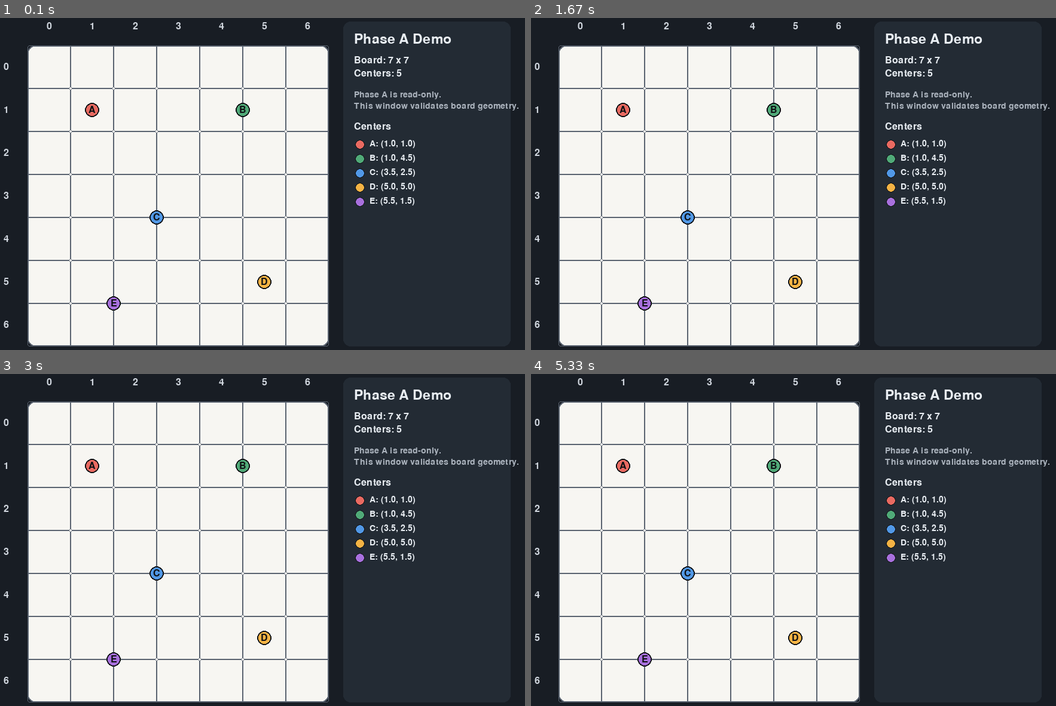
Above: before the commit, frames 1-4 (two rows, left to right).
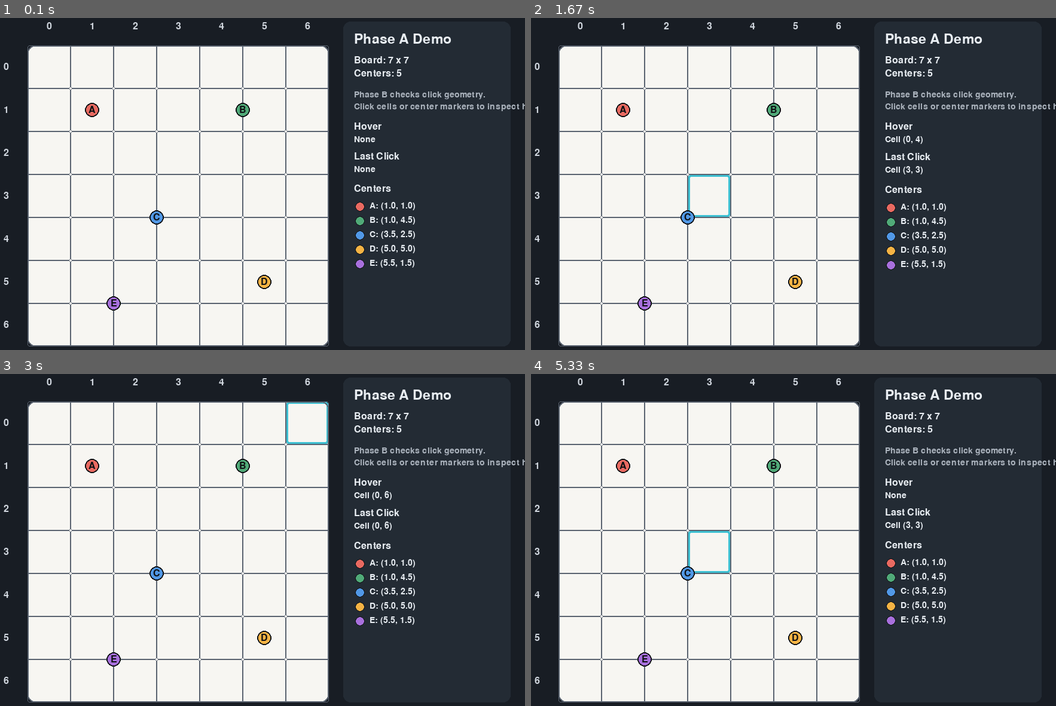
Above: after the commit, the same moments.

Repository: Santiago23florido/galaxy-graph-lab
Game: pygame game, started from galaxy_graph_lab/main.py
Same seed, same stepped clock (60 frames per second), same inputs: the game is played once before the commit and once after it.
Inputs (mouse positions are in pixels of both pictures, inside the frame that each line leads up to):
- Up to frame 1 (0.1 s): no input
- Up to frame 2 (1.67 s): press the mouse at (793, 207) at 0.37 s; move the mouse to (725, 197) at 0.47 s; release the mouse at (657, 187) at 0.6 s; click (882, 223) at 0.72 s; press the mouse at (882, 223) at 1.03 s; move the mouse to (751, 223) at 1.13 s; release the mouse at (620, 223) at 1.27 s; press the mouse at (709, 197) at 1.37 s; move the mouse to (725, 130) at 1.47 s; release the mouse at (746, 67) at 1.6 s
- Up to frame 3 (3 s): press the mouse at (178, 553) at 1.7 s; move the mouse to (267, 493) at 1.8 s; release the mouse at (362, 437) at 1.93 s; press the mouse at (178, 553) at 2.03 s; move the mouse to (194, 613) at 2.13 s; release the mouse at (215, 672) at 2.27 s; press the mouse at (178, 553) at 2.37 s; move the mouse to (283, 530) at 2.47 s; release the mouse at (388, 510) at 2.6 s; click (315, 410) at 2.72 s
- Up to frame 4 (5.33 s): press the mouse at (709, 553) at 3.03 s; move the mouse to (667, 546) at 3.13 s; release the mouse at (630, 543) at 3.27 s; press the mouse at (709, 553) at 3.37 s; move the mouse to (846, 496) at 3.47 s; release the mouse at (982, 440) at 3.6 s; press the mouse at (709, 553) at 3.7 s; move the mouse to (672, 526) at 3.8 s; release the mouse at (636, 503) at 3.93 s; press the mouse at (709, 553) at 4.03 s; move the mouse to (777, 543) at 4.13 s; release the mouse at (840, 536) at 4.27 s; press the mouse at (709, 553) at 4.37 s; move the mouse to (662, 543) at 4.47 s; release the mouse at (620, 533) at 4.6 s; press the mouse at (709, 553) at 4.7 s; move the mouse to (699, 533) at 4.8 s; release the mouse at (688, 516) at 4.93 s; press the mouse at (709, 553) at 5.03 s; move the mouse to (840, 493) at 5.13 s; release the mouse at (972, 437) at 5.27 s

The runs differ from the first frame. In frame 1, 1.9% of the frame differs, in the area x 67-100%, y 22-76%; in frame 2, 2.1%, in the area x 29-100%, y 22-76%; in frame 3, 2.1%; in frame 4, 2.0%.

Commit message:
clickable game geometry implemented

Diff:
--- a/galaxy_graph_lab/main.py
+++ b/galaxy_graph_lab/main.py
@@ -5,18 +5,34 @@
 import sys
 from pathlib import Path
 
+import pygame
+
 
 if __package__ in {None, ""}:
     sys.path.insert(0, str(Path(__file__).resolve().parent.parent))
-    from galaxy_graph_lab.ui.app import run_phase_a_app
+    from galaxy_graph_lab.ui.app import run_phase_b_app
 else:
-    from .ui.app import run_phase_a_app
+    from .ui.app import run_phase_b_app
+
+
+def build_status_report() -> str:
+    """Return a short environment and UI status report."""
+
+    return "\n".join(
+        [
+            "Galaxy Graph Lab setup check",
+            f"Python: {sys.version.split()[0]}",
+            f"Pygame: {pygame.version.ver}",
+            "Status: environment is ready.",
+            "UI Phase: B (clickable board geometry)",
+        ]
+    )
 
 
 def main() -> None:
-    """Launch the Phase A Pygame window with one fixed puzzle."""
+    """Launch the Phase B Pygame window with one fixed puzzle."""
 
-    run_phase_a_app()
+    run_phase_b_app()
 
 
 if __name__ == "__main__":
--- a/galaxy_graph_lab/tests/test_phase1_geometry.py
+++ b/galaxy_graph_lab/tests/test_phase1_geometry.py
@@ -4,7 +4,7 @@
 
 import unittest
 
-from core import (
+from galaxy_graph_lab.core import (
     BoardSpec,
     Cell,
     CenterSpec,
--- a/galaxy_graph_lab/tests/test_phase2_graph.py
+++ b/galaxy_graph_lab/tests/test_phase2_graph.py
@@ -2,7 +2,7 @@
 
 import unittest
 
-from core import BoardSpec, Cell, CenterSpec, GridGraph, PuzzleData
+from galaxy_graph_lab.core import BoardSpec, Cell, CenterSpec, GridGraph, PuzzleData
 
 
 class Phase2GraphTests(unittest.TestCase):
--- a/galaxy_graph_lab/tests/test_phase3_validators.py
+++ b/galaxy_graph_lab/tests/test_phase3_validators.py
@@ -2,7 +2,7 @@
 
 import unittest
 
-from core import (
+from galaxy_graph_lab.core import (
     AssignmentValidationResult,
     BoardSpec,
     Cell,
--- a/galaxy_graph_lab/tests/test_phase4_base_model.py
+++ b/galaxy_graph_lab/tests/test_phase4_base_model.py
@@ -2,7 +2,7 @@
 
 import unittest
 
-from core import (
+from galaxy_graph_lab.core import (
     BaseMilpModel,
     BoardSpec,
     Cell,
--- a/galaxy_graph_lab/tests/test_phase5_flow_model.py
+++ b/galaxy_graph_lab/tests/test_phase5_flow_model.py
@@ -2,7 +2,7 @@
 
 import unittest
 
-from core import (
+from galaxy_graph_lab.core import (
     BoardSpec,
     Cell,
     CenterSpec,
--- a/galaxy_graph_lab/tests/test_phaseA_pygame_ui.py
+++ b/galaxy_graph_lab/tests/test_phaseA_pygame_ui.py
@@ -4,9 +4,17 @@
 import unittest
 from unittest.mock import patch
 
-from ui.app import run_phase_a_app
-from ui.puzzle_loader import load_phase_a_puzzle
-from ui.renderer import build_board_layout
+from galaxy_graph_lab.core import Cell
+from galaxy_graph_lab.ui.app import run_phase_b_app
+from galaxy_graph_lab.ui.puzzle_loader import load_phase_a_puzzle
+from galaxy_graph_lab.ui.renderer import (
+    build_board_layout,
+    center_at_pixel,
+    center_position,
+    cell_at_pixel,
+    cell_rect,
+    hit_test_board_geometry,
+)
 
 
 class PhaseAPygameUiTests(unittest.TestCase):
@@ -27,13 +35,51 @@
         self.assertGreater(layout.window_width, layout.board_width)
         self.assertGreater(layout.window_height, layout.board_height)
 
+    def test_cell_hit_testing_maps_pixel_back_to_cell(self) -> None:
+        puzzle = load_phase_a_puzzle()
+        layout = build_board_layout(puzzle.puzzle_data)
+        target_cell = Cell(2, 3)
+        rect = cell_rect(layout, target_cell)
+        pixel = rect.center
+
+        self.assertEqual(cell_at_pixel(puzzle.puzzle_data, layout, pixel), target_cell)
+
+    def test_center_hit_testing_maps_pixel_back_to_center(self) -> None:
+        puzzle = load_phase_a_puzzle()
+        layout = build_board_layout(puzzle.puzzle_data)
+        target_center = puzzle.puzzle_data.centers[2]
+        pixel = center_position(layout, target_center)
+
+        hit_center = center_at_pixel(puzzle.puzzle_data, layout, pixel)
+
+        self.assertIsNotNone(hit_center)
+        self.assertEqual(hit_center.id, target_center.id)
+
+    def test_center_hit_testing_has_priority_over_cell_hit(self) -> None:
+        puzzle = load_phase_a_puzzle()
+        layout = build_board_layout(puzzle.puzzle_data)
+        target_center = puzzle.puzzle_data.centers[0]
+        pixel = center_position(layout, target_center)
+
+        hit = hit_test_board_geometry(puzzle.puzzle_data, layout, pixel)
+
+        self.assertIsNotNone(hit)
+        self.assertEqual(hit.kind, "center")
+        self.assertEqual(hit.center_id, target_center.id)
+
+    def test_hit_testing_returns_none_outside_board_and_centers(self) -> None:
+        puzzle = load_phase_a_puzzle()
+        layout = build_board_layout(puzzle.puzzle_data)
+
+        self.assertIsNone(hit_test_board_geometry(puzzle.puzzle_data, layout, (5, 5)))
+
     def test_phase_a_app_runs_headless_for_one_frame(self) -> None:
         with patch.dict(
             os.environ,
             {"SDL_VIDEODRIVER": "dummy", "SDL_AUDIODRIVER": "dummy"},
             clear=False,
         ):
-            run_phase_a_app(max_frames=1)
+            run_phase_b_app(max_frames=1)
 
 
 if __name__ == "__main__":
--- a/galaxy_graph_lab/ui/__init__.py
+++ b/galaxy_graph_lab/ui/__init__.py
@@ -1,6 +1,16 @@
 """Pygame interface layer for the Galaxy MVP."""
 
-from .app import run_phase_a_app
+from .app import run_phase_a_app, run_phase_b_app
 from .puzzle_loader import FixedPuzzle, load_phase_a_puzzle
+from .renderer import GeometryHit, cell_at_pixel, center_at_pixel, hit_test_board_geometry
 
-__all__ = ["FixedPuzzle", "load_phase_a_puzzle", "run_phase_a_app"]
+__all__ = [
+    "FixedPuzzle",
+    "GeometryHit",
+    "cell_at_pixel",
+    "center_at_pixel",
+    "hit_test_board_geometry",
+    "load_phase_a_puzzle",
+    "run_phase_a_app",
+    "run_phase_b_app",
+]
--- a/galaxy_graph_lab/ui/app.py
+++ b/galaxy_graph_lab/ui/app.py
@@ -3,11 +3,11 @@
 import pygame
 
 from .puzzle_loader import load_phase_a_puzzle
-from .renderer import build_board_layout, draw_phase_a_scene
+from .renderer import build_board_layout, draw_phase_a_scene, hit_test_board_geometry
 
 
-def run_phase_a_app(max_frames: int | None = None) -> None:
-    """Open the first Pygame MVP window and render one fixed puzzle."""
+def run_phase_b_app(max_frames: int | None = None) -> None:
+    """Open the Phase B Pygame window with clickable board geometry."""
 
     pygame.init()
 
@@ -15,7 +15,7 @@
         puzzle = load_phase_a_puzzle()
         layout = build_board_layout(puzzle.puzzle_data)
         surface = pygame.display.set_mode((layout.window_width, layout.window_height))
-        pygame.display.set_caption("Galaxy Graph Lab - Phase A")
+        pygame.display.set_caption("Galaxy Graph Lab - Phase B")
 
         clock = pygame.time.Clock()
         title_font = pygame.font.Font(None, 34)
@@ -24,6 +24,8 @@
 
         running = True
         frame_count = 0
+        hovered_hit = None
+        selected_hit = None
 
         while running:
             for event in pygame.event.get():
@@ -31,11 +33,25 @@
                     running = False
                 elif event.type == pygame.KEYDOWN and event.key == pygame.K_ESCAPE:
                     running = False
+                elif event.type == pygame.MOUSEMOTION:
+                    hovered_hit = hit_test_board_geometry(
+                        puzzle.puzzle_data,
+                        layout,
+                        event.pos,
+                    )
+                elif event.type == pygame.MOUSEBUTTONDOWN and event.button == 1:
+                    selected_hit = hit_test_board_geometry(
+                        puzzle.puzzle_data,
+                        layout,
+                        event.pos,
+                    )
 
             draw_phase_a_scene(
                 surface,
                 puzzle,
                 layout,
+                hovered_hit=hovered_hit,
+                selected_hit=selected_hit,
                 title_font=title_font,
                 body_font=body_font,
                 small_font=small_font,
@@ -48,3 +64,9 @@
                 running = False
     finally:
         pygame.quit()
+
+
+def run_phase_a_app(max_frames: int | None = None) -> None:
+    """Compatibility wrapper for the previous Phase A entrypoint name."""
+
+    run_phase_b_app(max_frames=max_frames)
--- a/galaxy_graph_lab/ui/renderer.py
+++ b/galaxy_graph_lab/ui/renderer.py
@@ -1,17 +1,15 @@
 from __future__ import annotations
 
 from dataclasses import dataclass
-from typing import TYPE_CHECKING
 
 import pygame
 
-if TYPE_CHECKING:
-    try:
-        from ..core import Cell, CenterSpec, PuzzleData
-    except ImportError:
-        from core import Cell, CenterSpec, PuzzleData
-
-    from .puzzle_loader import FixedPuzzle
+try:
+    from ..core import Cell, CenterSpec, PuzzleData
+except ImportError:
+    from core import Cell, CenterSpec, PuzzleData
+
+from .puzzle_loader import FixedPuzzle
 
 
 _BACKGROUND_COLOR = (24, 29, 36)
@@ -22,6 +20,10 @@
 _TEXT_COLOR = (233, 238, 243)
 _SUBTEXT_COLOR = (172, 180, 190)
 _CENTER_OUTLINE_COLOR = (15, 17, 20)
+_HOVER_CELL_COLOR = (255, 255, 255)
+_SELECTED_CELL_COLOR = (61, 193, 211)
+_HOVER_CENTER_RING_COLOR = (255, 255, 255)
+_SELECTED_CENTER_RING_COLOR = (61, 193, 211)
 _CENTER_COLORS = (
     (233, 106, 97),
     (80, 170, 120),
@@ -61,6 +63,15 @@
         left = self.board_left + self.board_width + self.padding
         width = self.window_width - left - self.padding
         return pygame.Rect(left, self.padding, width, self.window_height - (2 * self.padding))
+
+
+@dataclass(frozen=True, slots=True)
+class GeometryHit:
+    """One hit-test result for the read-only board geometry."""
+
+    kind: str
+    cell: Cell | None = None
+    center_id: str | None = None
 
 
 def build_board_layout(
@@ -94,7 +105,7 @@
     )
 
 
-def _cell_rect(layout: BoardLayout, cell: Cell) -> pygame.Rect:
+def cell_rect(layout: BoardLayout, cell: Cell) -> pygame.Rect:
     return pygame.Rect(
         layout.board_left + (cell.col * layout.cell_size),
         layout.board_top + (cell.row * layout.cell_size),
@@ -103,7 +114,7 @@
     )
 
 
-def _center_position(layout: BoardLayout, center: CenterSpec) -> tuple[int, int]:
+def center_position(layout: BoardLayout, center: CenterSpec) -> tuple[int, int]:
     col_coord = float(center.col_coord)
     row_coord = float(center.row_coord)
     x = layout.board_left + int((col_coord + 0.5) * layout.cell_size)
@@ -111,35 +122,122 @@
     return x, y
 
 
+def center_radius(layout: BoardLayout) -> int:
+    return max(12, layout.cell_size // 7)
+
+
 def _center_color(index: int) -> tuple[int, int, int]:
     return _CENTER_COLORS[index % len(_CENTER_COLORS)]
 
 
+def cell_at_pixel(
+    puzzle_data: PuzzleData,
+    layout: BoardLayout,
+    pixel_position: tuple[int, int],
+) -> Cell | None:
+    """Return the board cell under one pixel position."""
+
+    x, y = pixel_position
+    if not layout.board_rect.collidepoint(x, y):
+        return None
+
+    col = (x - layout.board_left) // layout.cell_size
+    row = (y - layout.board_top) // layout.cell_size
+    if not puzzle_data.board.contains_indices(row, col):
+        return None
+
+    return Cell(row=row, col=col)
+
+
+def center_at_pixel(
+    puzzle_data: PuzzleData,
+    layout: BoardLayout,
+    pixel_position: tuple[int, int],
+) -> CenterSpec | None:
+    """Return the center marker hit by one pixel position."""
+
+    x, y = pixel_position
+    radius = center_radius(layout)
+
+    for center in puzzle_data.centers:
+        center_x, center_y = center_position(layout, center)
+        dx = x - center_x
+        dy = y - center_y
+        if (dx * dx) + (dy * dy) <= radius * radius:
+            return center
+
+    return None
+
+
+def hit_test_board_geometry(
+    puzzle_data: PuzzleData,
+    layout: BoardLayout,
+    pixel_position: tuple[int, int],
+) -> GeometryHit | None:
+    """Return the clicked geometry target, prioritizing centers over cells."""
+
+    center = center_at_pixel(puzzle_data, layout, pixel_position)
+    if center is not None:
+        return GeometryHit(kind="center", center_id=center.id)
+
+    cell = cell_at_pixel(puzzle_data, layout, pixel_position)
+    if cell is not None:
+        return GeometryHit(kind="cell", cell=cell)
+
+    return None
+
+
 def draw_phase_a_scene(
     surface: pygame.Surface,
     puzzle: FixedPuzzle,
     layout: BoardLayout,
+    hovered_hit: GeometryHit | None,
+    selected_hit: GeometryHit | None,
     title_font: pygame.font.Font,
     body_font: pygame.font.Font,
     small_font: pygame.font.Font,
 ) -> None:
-    """Draw the fixed puzzle board and its center markers."""
+    """Draw the fixed puzzle board and its clickable geometry."""
 
     surface.fill(_BACKGROUND_COLOR)
     pygame.draw.rect(surface, _BOARD_COLOR, layout.board_rect, border_radius=12)
     pygame.draw.rect(surface, _PANEL_COLOR, layout.sidebar_rect, border_radius=12)
 
+    _draw_cell_highlight(surface, layout, hovered_hit, _HOVER_CELL_COLOR, 2)
+    _draw_cell_highlight(surface, layout, selected_hit, _SELECTED_CELL_COLOR, 4)
     _draw_grid(surface, puzzle.puzzle_data, layout)
     _draw_axis_labels(surface, puzzle.puzzle_data, layout, body_font)
-    _draw_centers(surface, puzzle.puzzle_data, layout, body_font)
-    _draw_sidebar(surface, puzzle, layout, title_font, body_font, small_font)
+    _draw_centers(surface, puzzle.puzzle_data, layout, hovered_hit, selected_hit, body_font)
+    _draw_sidebar(
+        surface,
+        puzzle,
+        layout,
+        hovered_hit,
+        selected_hit,
+        title_font,
+        body_font,
+        small_font,
+    )
 
 
 def _draw_grid(surface: pygame.Surface, puzzle_data: PuzzleData, layout: BoardLayout) -> None:
     for cell in puzzle_data.cells:
-        pygame.draw.rect(surface, _GRID_COLOR, _cell_rect(layout, cell), width=1, border_radius=3)
+        pygame.draw.rect(surface, _GRID_COLOR, cell_rect(layout, cell), width=1, border_radius=3)
 
     pygame.draw.rect(surface, _GRID_COLOR, layout.board_rect, width=2, border_radius=12)
+
+
+def _draw_cell_highlight(
+    surface: pygame.Surface,
+    layout: BoardLayout,
+    hit: GeometryHit | None,
+    color: tuple[int, int, int],
+    width: int,
+) -> None:
+    if hit is None or hit.kind != "cell" or hit.cell is None:
+        return
+
+    pygame.draw.rect(surface, color, cell_rect(layout, hit.cell), width=width, border_radius=6)
 
 
 def _draw_axis_labels(
@@ -167,14 +265,20 @@
     surface: pygame.Surface,
     puzzle_data: PuzzleData,
     layout: BoardLayout,
+    hovered_hit: GeometryHit | None,
+    selected_hit: GeometryHit | None,
     font: pygame.font.Font,
 ) -> None:
     for index, center in enumerate(puzzle_data.centers):
-        x, y = _center_position(layout, center)
-        radius = max(12, layout.cell_size // 7)
+        x, y = center_position(layout, center)
+        radius = center_radius(layout)
         color = _center_color(index)
         pygame.draw.circle(surface, color, (x, y), radius)
         pygame.draw.circle(surface, _CENTER_OUTLINE_COLOR, (x, y), radius, width=2)
+        if hovered_hit is not None and hovered_hit.kind == "center" and hovered_hit.center_id == center.id:
+            pygame.draw.circle(surface, _HOVER_CENTER_RING_COLOR, (x, y), radius + 4, width=2)
+        if selected_hit is not None and selected_hit.kind == "center" and selected_hit.center_id == center.id:
+            pygame.draw.circle(surface, _SELECTED_CENTER_RING_COLOR, (x, y), radius + 8, width=3)
 
         label = font.render(center.id, True, _CENTER_OUTLINE_COLOR)
         label_x = x - (label.get_width() // 2)
@@ -186,6 +290,8 @@
     surface: pygame.Surface,
     puzzle: FixedPuzzle,
     layout: BoardLayout,
+    hovered_hit: GeometryHit | None,
+    selected_hit: GeometryHit | None,
     title_font: pygame.font.Font,
     body_font: pygame.font.Font,
     small_font: pygame.font.Font,
@@ -212,12 +318,26 @@
     surface.blit(centers_line, (left, top))
     top += centers_line.get_height() + 20
 
-    phase_line = small_font.render("Phase A is read-only.", True, _SUBTEXT_COLOR)
-    note_line = small_font.render("This window validates board geometry.", True, _SUBTEXT_COLOR)
+    phase_line = small_font.render("Phase B checks click geometry.", True, _SUBTEXT_COLOR)
+    note_line = small_font.render("Click cells or center markers to inspect hits.", True, _SUBTEXT_COLOR)
     surface.blit(phase_line, (left, top))
     top += phase_line.get_height() + 4
     surface.blit(note_line, (left, top))
     top += note_line.get_height() + 18
+
+    hovered_title = body_font.render("Hover", True, _TEXT_COLOR)
+    surface.blit(hovered_title, (left, top))
+    top += hovered_title.get_height() + 6
+    hovered_label = small_font.render(_hit_label(hovered_hit), True, _TEXT_COLOR)
+    surface.blit(hovered_label, (left, top))
+    top += hovered_label.get_height() + 14
+
+    selected_title = body_font.render("Last Click", True, _TEXT_COLOR)
+    surface.blit(selected_title, (left, top))
+    top += selected_title.get_height() + 6
+    selected_label = small_font.render(_hit_label(selected_hit), True, _TEXT_COLOR)
+    surface.blit(selected_label, (left, top))
+    top += selected_label.get_height() + 18
 
     centers_title = body_font.render("Centers", True, _TEXT_COLOR)
     surface.blit(centers_title, (left, top))
@@ -235,3 +355,13 @@
         )
         surface.blit(label, (left + 26, top + 1))
         top += 24
+
+
+def _hit_label(hit: GeometryHit | None) -> str:
+    if hit is None:
+        return "None"
+    if hit.kind == "cell" and hit.cell is not None:
+        return f"Cell ({hit.cell.row}, {hit.cell.col})"
+    if hit.kind == "center" and hit.center_id is not None:
+        return f"Center {hit.center_id}"
+    return "None"
--- a/pyproject.toml
+++ b/pyproject.toml
@@ -10,6 +10,8 @@
 [tool.poetry.dependencies]
 python = ">=3.11,<4.0"
 pygame = "^2.6.1"
+numpy = "^2.2.5"
+scipy = "^1.15.3"
 
 [tool.poetry.group.dev.dependencies]
 pytest = "^8.0.0"
@@ -23,7 +25,7 @@
 build-backend = "poetry.core.masonry.api"
 
 [tool.pytest.ini_options]
-testpaths = ["tests"]
+testpaths = ["tests", "galaxy_graph_lab/tests"]
 addopts = "-q"
 
 [tool.ruff]
Not shown, changed: README.md
Not shown, changed: .gitignore
Not shown, changed: docs/en/installation.md
Not shown, changed: poetry.lock
